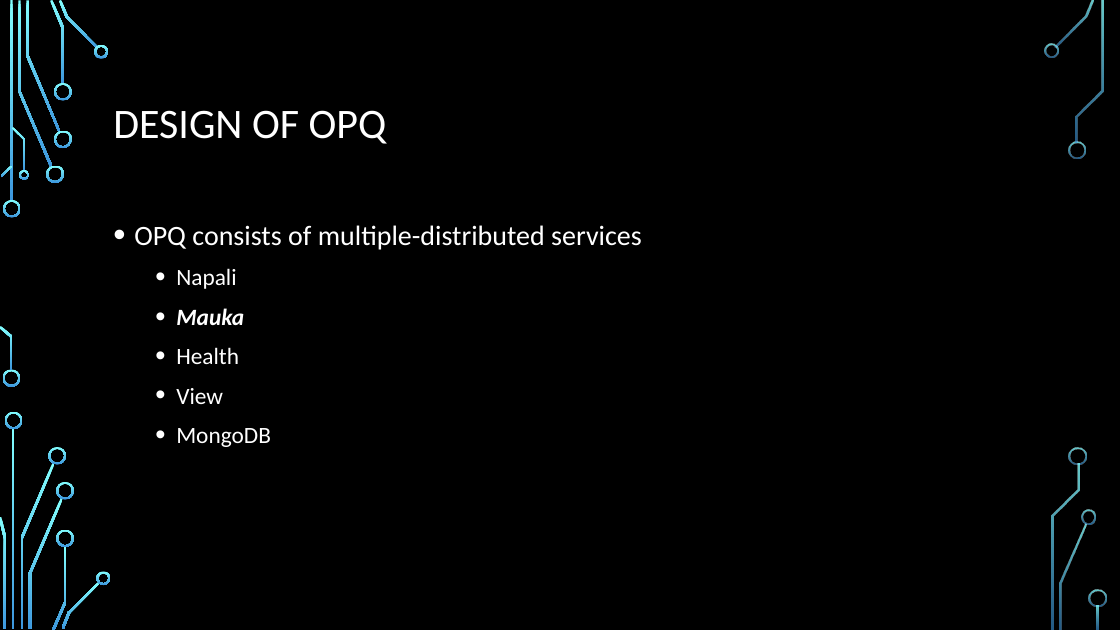
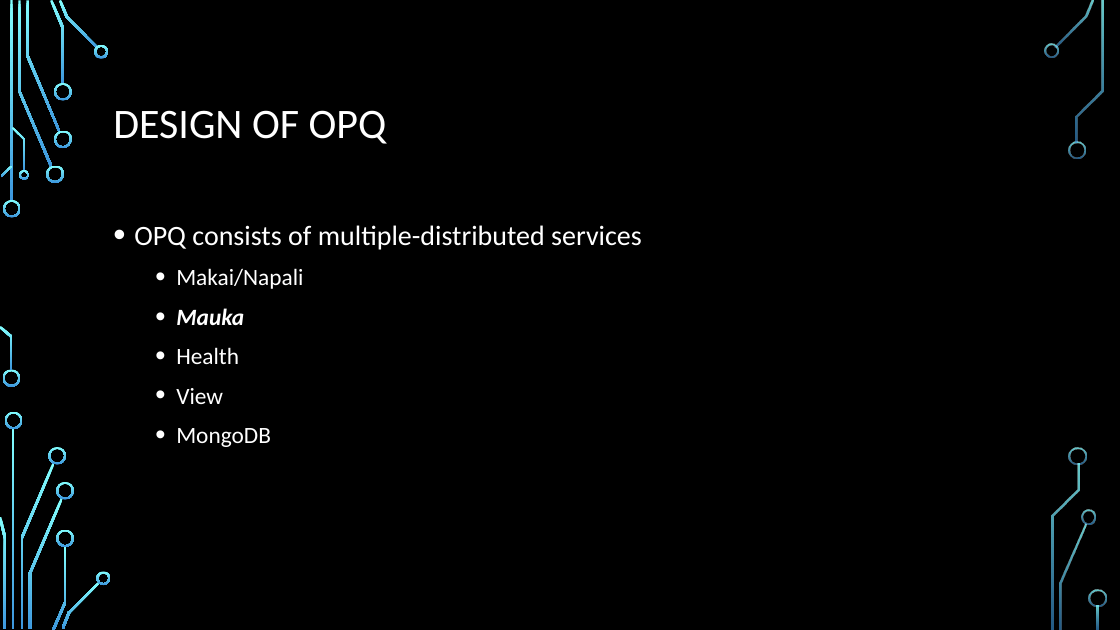
Before and after one commit to anthonyjchriste/dissertation-defense, a slide deck: slide 11 of christe_anthony_defense.pptx. Drawn at 1120x630 pixels with LibreOffice and Linux fonts; fonts in the diff are those of the drawing; background and template pictures are left out. Boxes give left, top, right and bottom in pixels: in the first picture for what was removed or moved away, otherwise in the second. Text is boxed around its words. In the diff, an @@ line names an element or a change of style, - is before the commit and + after.

```diff
--- a/christe_anthony_defense.pptx
+++ b/christe_anthony_defense.pptx
@@ text at (176, 268, 303, 289): text changed @@
-  • Napali
+  • Makai/Napali
```
Also in this commit, not shown: 3 other slides changed.
